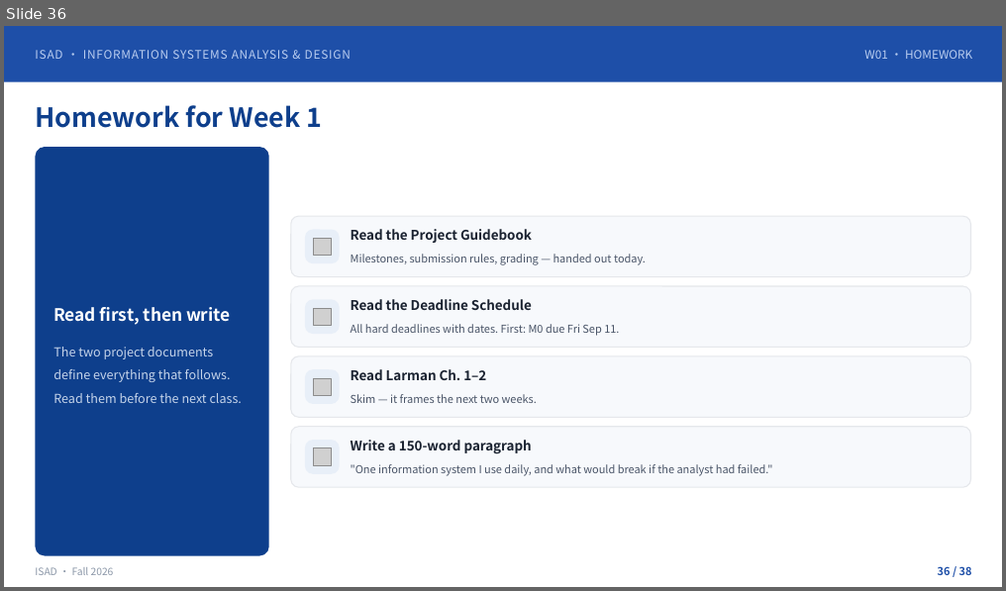
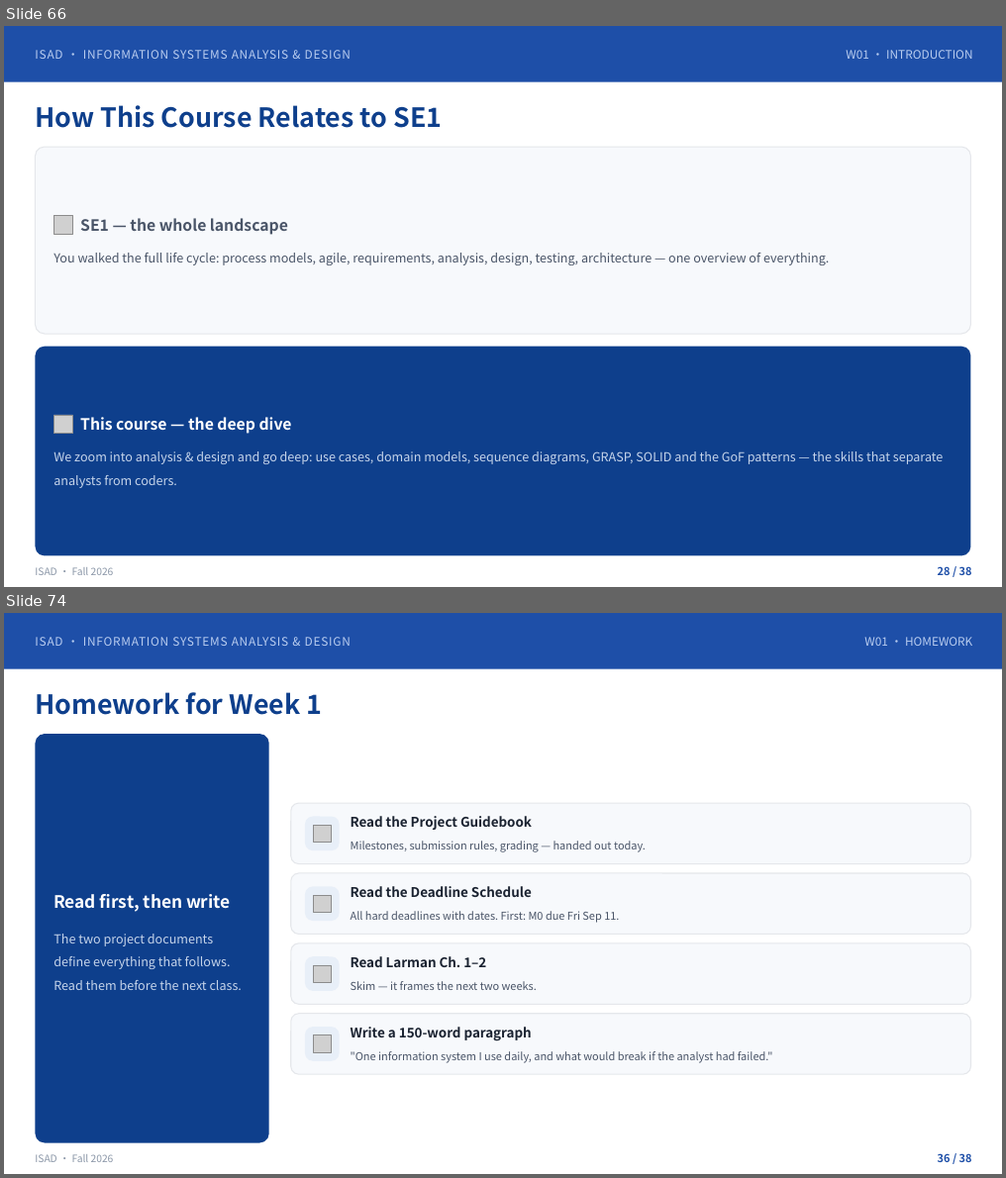
Before and after one commit to klausren/isad-course, a slide deck: 01-slides/W01-Introduction-Systems-Analysts-and-OOAD.pptx. Shown one above the other, each under a label of ours: slide 36 before the commit, slides 66 and 74 after it; the slides between them are not shown. The pictures are 1006x591 and 1006x1178 pixels, drawn with LibreOffice and Linux fonts; fonts in the diff are those of the drawing; grey boxes stand for pictures. Boxes give left, top, right and bottom in pixels: in the first picture for what was removed or moved away, otherwise in the second. Text is boxed around its words. In the diff, an @@ line names an element or a change of style, - is before the commit and + after.

```diff
--- a/01-slides/W01-Introduction-Systems-Analysts-and-OOAD.pptx
+++ b/01-slides/W01-Introduction-Systems-Analysts-and-OOAD.pptx
@@ slide 66 added at (4, 26, 1002, 587), background #FFFFFF @@
@@ rectangle added at (4, 26, 1002, 82), fill #1E4FA8 @@
@@ text added at (35, 50, 350, 59), 11.2 pt, text #B9CDF0 @@
+ISAD · INFORMATION SYSTEMS ANALYSIS & DESIGN
@@ text added at (846, 50, 972, 59), 11.2 pt, text #B9CDF0 @@
+W01 · INTRODUCTION
@@ text added at (35, 105, 443, 128), 25.5 pt, text #0E3F8C, bold @@
+How This Course Relates to SE1
@@ rounded rectangle added at (36, 147, 971, 334), fill #F7F9FC, outline #E5E7EB 1 pt @@
@@ picture added at (54, 215, 73, 234) @@
@@ text added at (80, 218, 288, 235), 15 pt, text #4A5568, bold @@
+SE1 — the whole landscape
@@ text added at (54, 253, 829, 266), 12 pt, text #4A5568 @@
+You walked the full life cycle: process models, agile, requirements, analysis, design, testing, architecture — one overview of everything.
@@ rounded rectangle added at (36, 347, 971, 556), fill #0E3F8C @@
@@ picture added at (54, 415, 73, 434) @@
@@ text added at (80, 417, 292, 434), 15 pt, text #FFFFFF, bold @@
+This course — the deep dive
@@ text added at (54, 452, 944, 488), 12 pt, text #C5D4EA @@
+We zoom into analysis & design and go deep: use cases, domain models, sequence diagrams, GRASP, SOLID and the GoF patterns — the skills that separate analysts from coders.
@@ text added at (35, 568, 114, 575), 9.8 pt, text #8B97A8 @@
+ISAD · Fall 2026
@@ text added at (938, 567, 972, 575), 10.5 pt, text #1E4FA8, bold @@
+28 / 38
@@ what was slide 36 is now slide 74 @@
```
Also in this commit, not shown: 37 other slides added.
